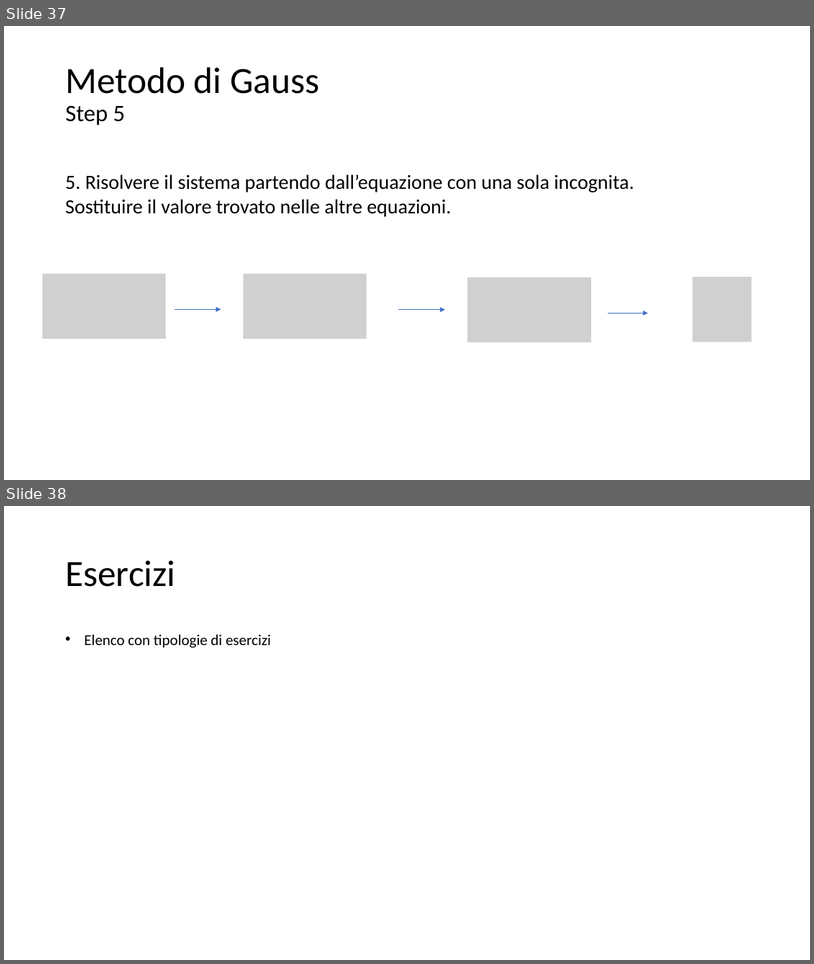
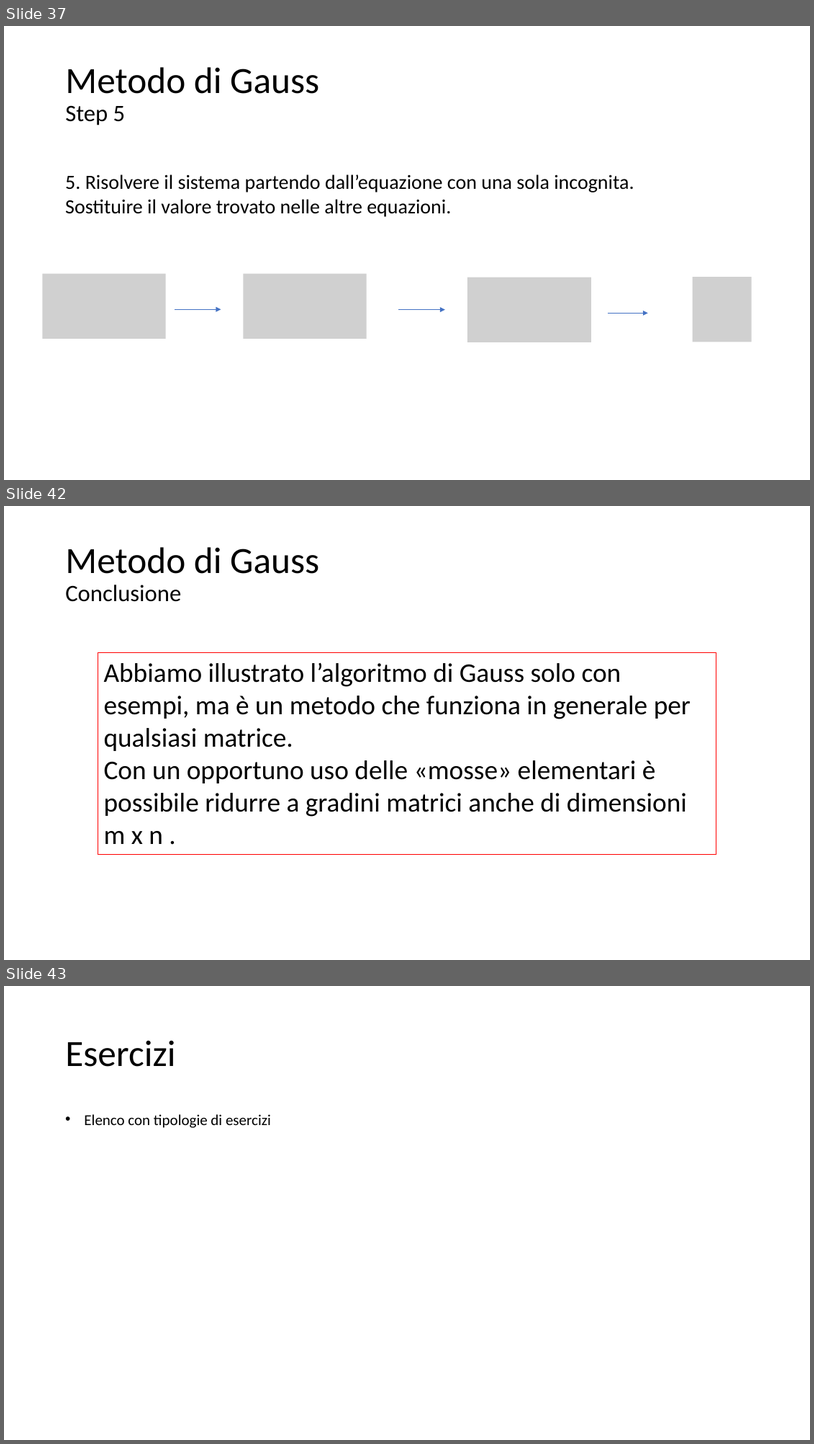
Before and after one commit to matteodelv/GaussLinearSystems, a slide deck: Presentazione.pptx. Shown one above the other, each under a label of ours: slides 37 and 38 before the commit, slides 37, 42 and 43 after it; the slides between them are not shown. The pictures are 814x964 and 814x1444 pixels, drawn with LibreOffice and Linux fonts; fonts in the diff are those of the drawing; grey boxes stand for pictures. Boxes give left, top, right and bottom in pixels: in the first picture for what was removed or moved away, otherwise in the second. Text is boxed around its words. In the diff, an @@ line names an element or a change of style, - is before the commit and + after.

Commit message:
Presentazione aggiornata - mancano operazioni tra matrici ed esercizi

```diff
--- a/Presentazione.pptx
+++ b/Presentazione.pptx
@@ slide 42 added at (4, 506, 810, 960), background #FFFFFF @@
@@ title added at (65, 547, 319, 602), 44 pt, text #000000 @@
+Metodo di Gauss
+Conclusione
@@ rectangle added at (98, 652, 717, 854), outline #FF0000 0.75 pt, 32 pt, text #000000 @@
+Abbiamo illustrato l’algoritmo di Gauss solo con esempi, ma è un metodo che funziona in generale per qualsiasi matrice.
+Con un opportuno uso delle «mosse» elementari è possibile ridurre a gradini matrici anche di dimensioni m x n .
@@ what was slide 38 is now slide 43 @@
```
Also in this commit, not shown: 4 other slides added.
